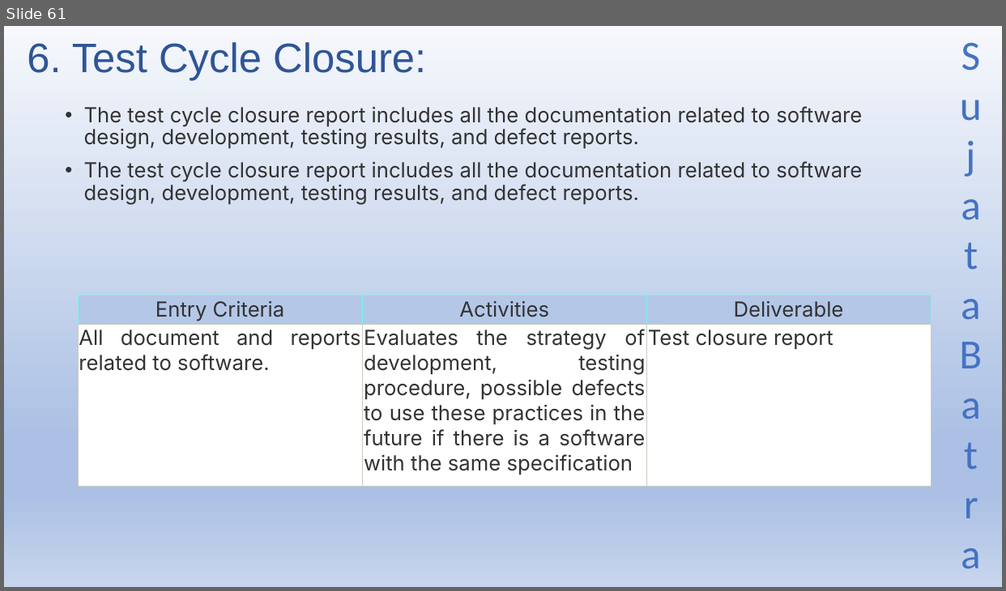
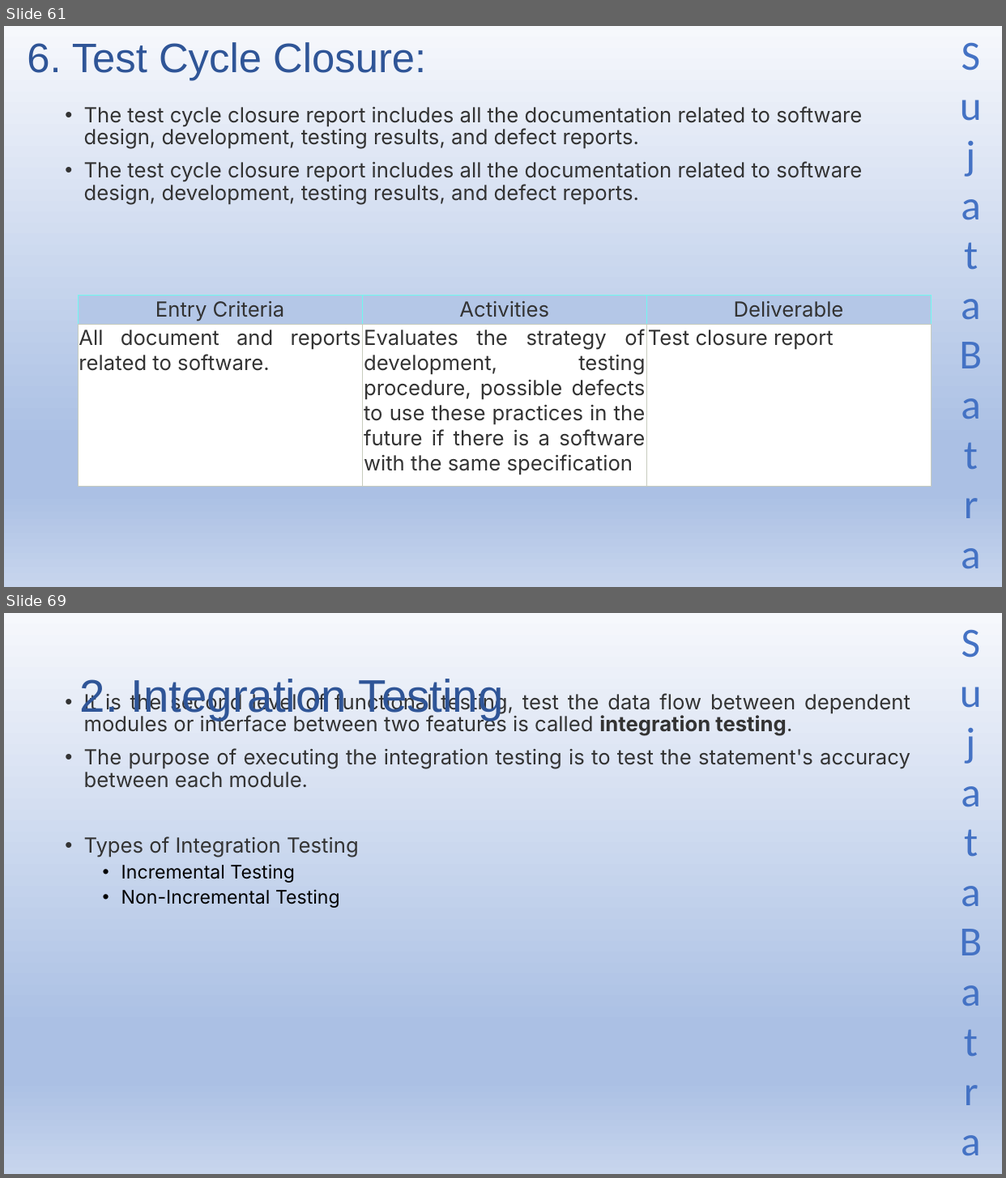
Before and after one commit to Sujatabatra/SapientNov2021QABatch, a slide deck: QA/QA Study Material.pptx. Shown one above the other, each under a label of ours: slide 61 before the commit, slides 61 and 69 after it; the slides between them are not shown. The pictures are 1006x591 and 1006x1178 pixels, drawn with LibreOffice and Linux fonts; fonts in the diff are those of the drawing. Boxes give left, top, right and bottom in pixels: in the first picture for what was removed or moved away, otherwise in the second. Text is boxed around its words. In the diff, an @@ line names an element or a change of style, - is before the commit and + after.

```diff
--- a/QA/QA Study Material.pptx
+++ b/QA/QA Study Material.pptx
@@ slide 69 added at (4, 613, 1002, 1174), background gradient #F6F8FC to #ABC0E4 to #C7D5ED; not listed: 1 template element that a slide beside it also shows @@
@@ title added at (80, 679, 504, 720), 44 pt, text #2F5597 @@
+2. Integration Testing
@@ text added at (84, 692, 910, 908), 20 pt, text #333333 @@
+• It is the second level of functional testing, test the data flow between dependent modules or interface between two features is called integration testing.
+• The purpose of executing the integration testing is to test the statement's accuracy between each module.
+• Types of Integration Testing
+  • Incremental Testing
+  • Non-Incremental Testing
```
Also in this commit, not shown: 14 other slides added.
